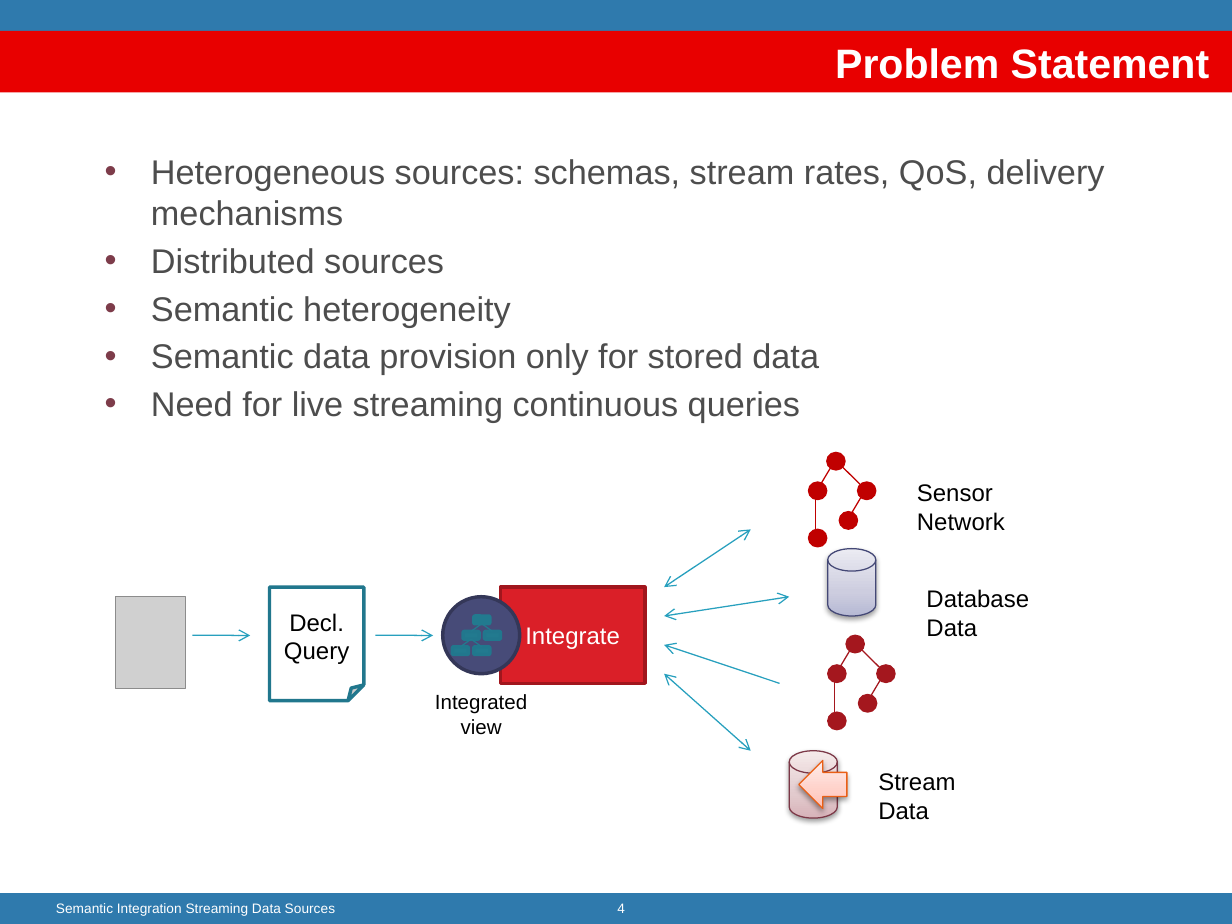
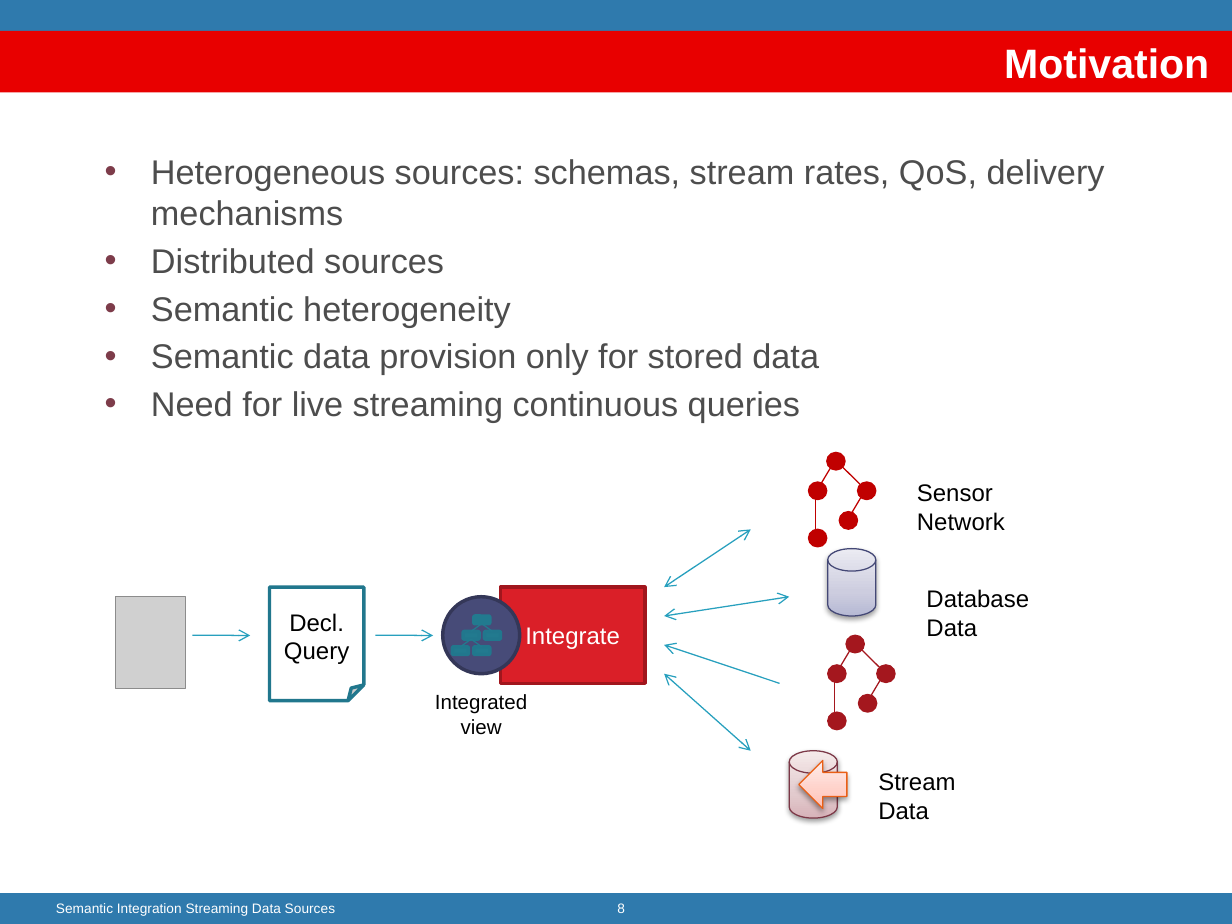
Before and after one commit to jpcik/morph-streams, a slide deck: slide 8 of doc/dis/EnablingStreamingDA/Enabling ontology-based Streaming Data Access.pptx (slide 4 before the commit). Drawn at 1232x924 pixels with LibreOffice and Linux fonts; fonts in the diff are those of the drawing; grey boxes stand for pictures; background and template pictures are left out. Boxes give left, top, right and bottom in pixels: in the first picture for what was removed or moved away, otherwise in the second. Text is boxed around its words. In the diff, an @@ line names an element or a change of style, - is before the commit and + after.

```diff
--- a/doc/dis/EnablingStreamingDA/Enabling ontology-based Streaming Data Access.pptx
+++ b/doc/dis/EnablingStreamingDA/Enabling ontology-based Streaming Data Access.pptx
@@ title at [1004,48,1209,79]: text changed @@
-Problem Statement
+Motivation
@@ page number at [617,903,625,913]: text changed @@
-4
+8
```
Also in this commit, not shown: 1 other slide changed, 4 slides added.
